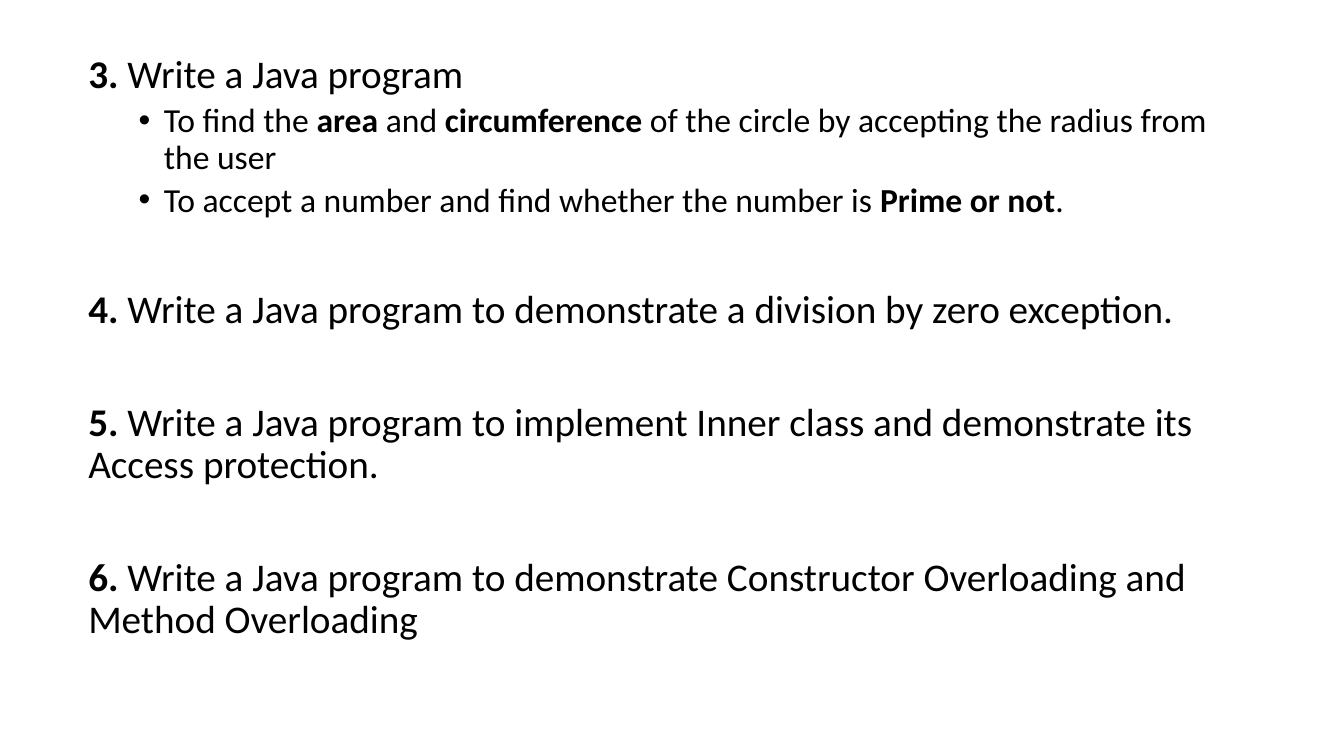
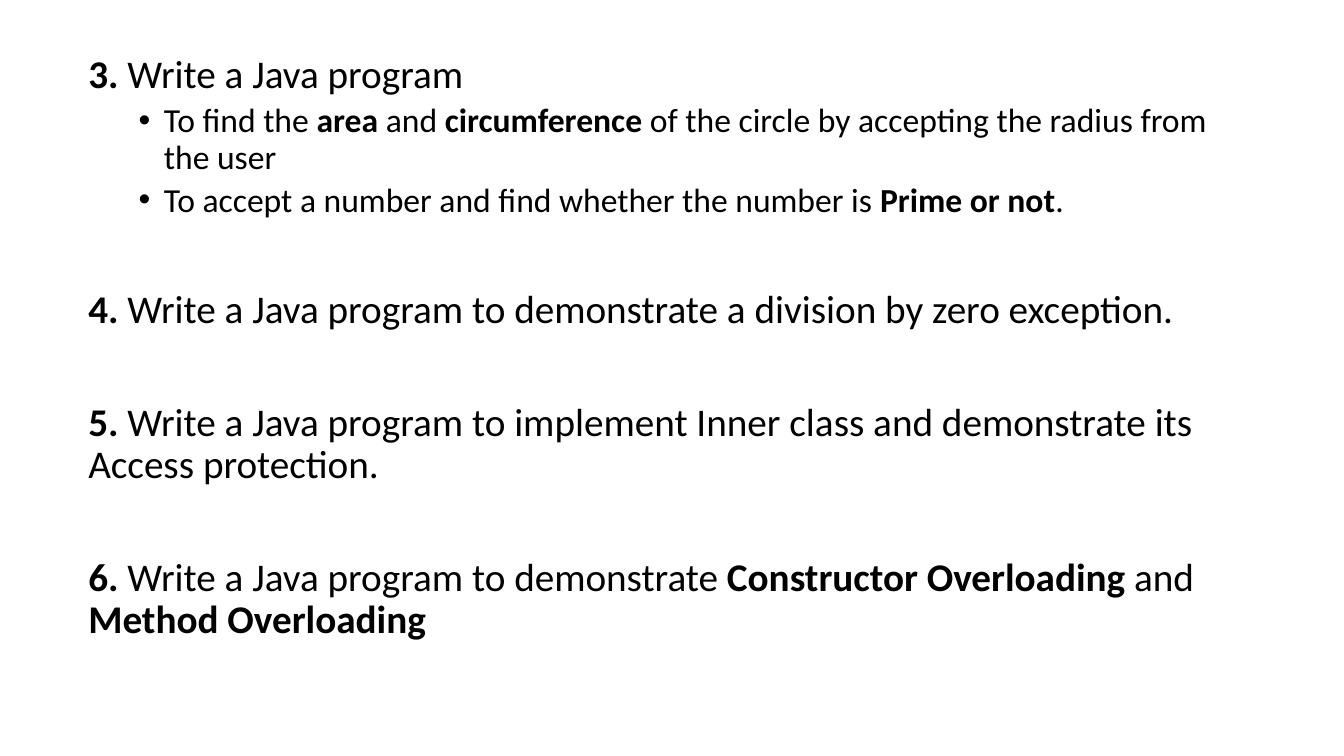
Before and after one commit to PRAMOD-VISHNU-NAIK/MCA-2nd-Sem-Shridevi-College, a slide deck: slide 6 of Theory Class-Notes/Complete Syllabus and Notes/All Modules.pptx. Drawn at 1344x756 pixels with LibreOffice and Linux fonts; fonts in the diff are those of the drawing. Boxes give left, top, right and bottom in pixels: in the first picture for what was removed or moved away, otherwise in the second. Text is boxed around its words. In the diff, an @@ line names an element or a change of style, - is before the commit and + after.

```diff
--- a/Theory Class-Notes/Complete Syllabus and Notes/All Modules.pptx
+++ b/Theory Class-Notes/Complete Syllabus and Notes/All Modules.pptx
@@ text at [88,563,1194,640]: bold on in "Constructor Overloading Method Overloading" @@
```
Also in this commit, not shown: 3 other files.
